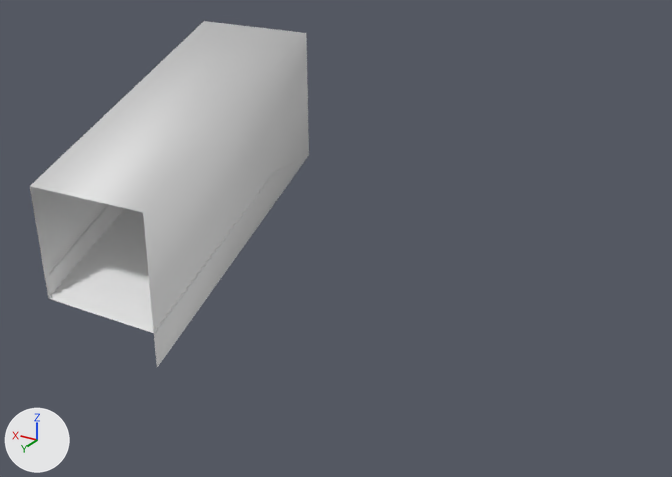
One commit to the Blender file SourceAssets/Environments/Subway/SubwayBlockout.blend: the scene before it, then after it.
Rendered twice from a 50 mm camera at (-10.2, 66.1, 31.1) aimed at (9.0, 33.9, 15.0). Every picture has the same lights, and +X, +Y and +Z are marked at lower left. The first picture is the older version.

In view in the first picture: 'Entry Stairs'.
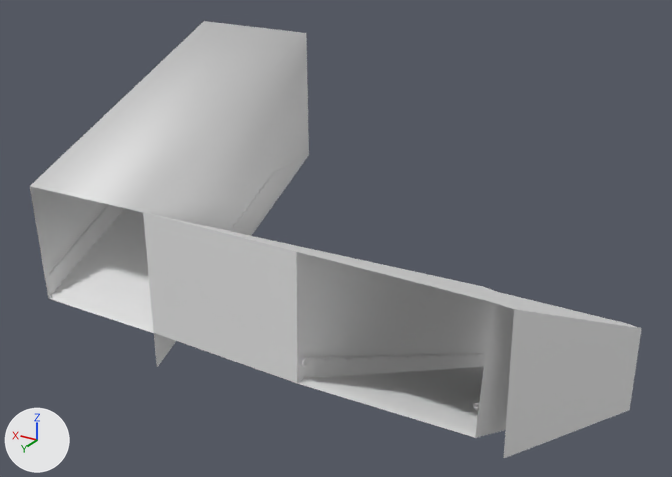
Changed parts and their boxes [x1, y1, x2, y2] in the pictures (672 x 477 px):
'Stairs', shown: after [143, 212, 641, 458]

What the commit changed:
Object 'Stairs' (ob_stairs) is now shown.
